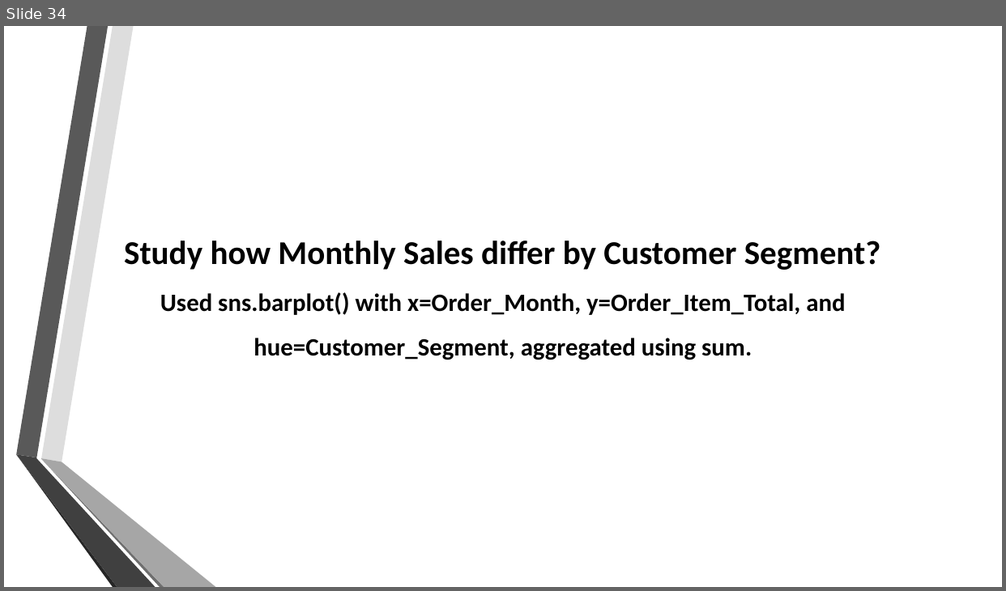
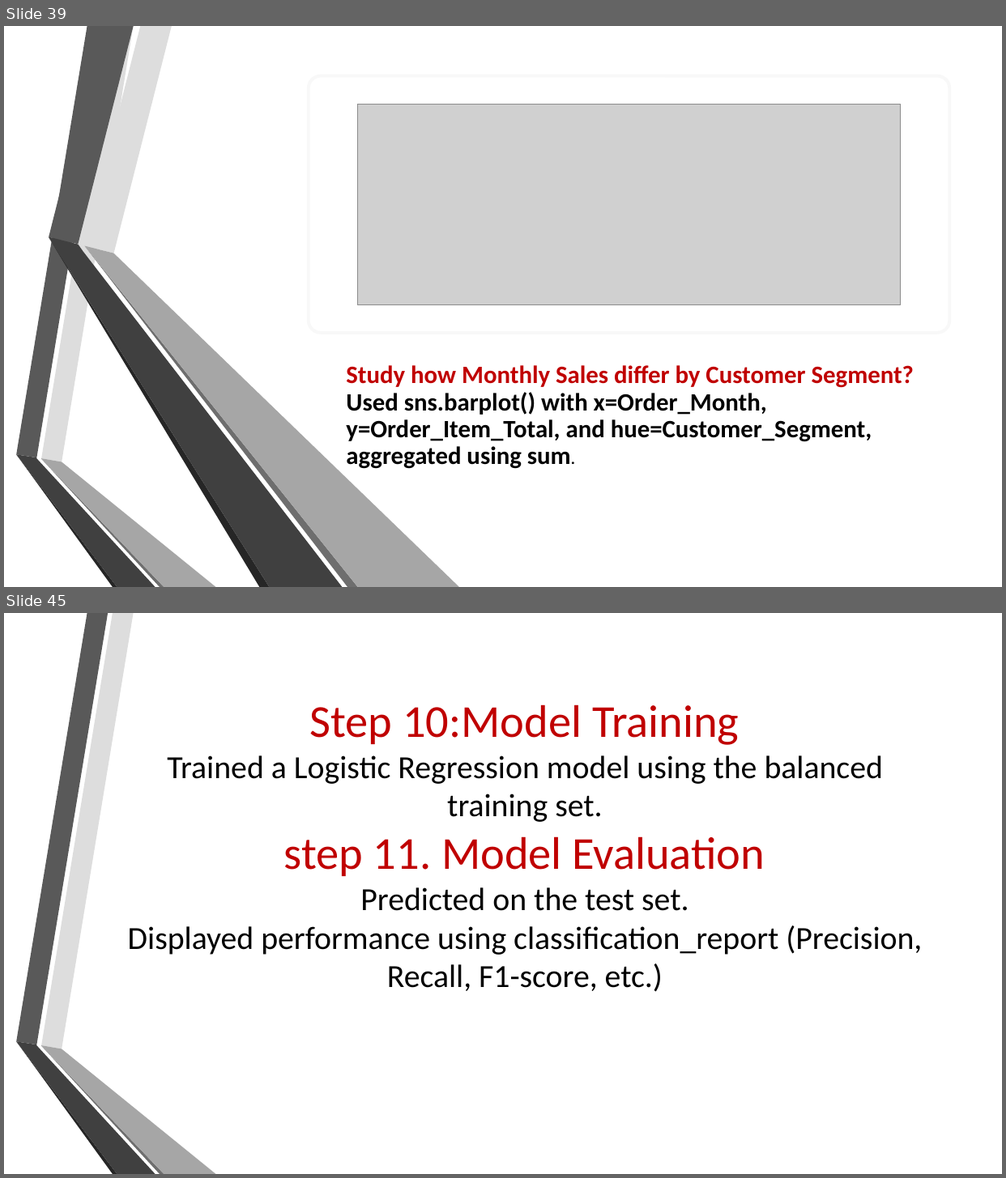
Before and after one commit to mariam530/supply-chain-project, a slide deck: New Microsoft PowerPoint Presentation.pptx. Shown one above the other, each under a label of ours: slide 34 before the commit, slides 39 and 45 after it; the slides between them are not shown. The pictures are 1006x591 and 1006x1178 pixels, drawn with LibreOffice and Linux fonts; fonts in the diff are those of the drawing; grey boxes stand for pictures; background and template pictures are left out. Boxes give left, top, right and bottom in pixels: in the first picture for what was removed or moved away, otherwise in the second. Text is boxed around its words. In the diff, an @@ line names an element or a change of style, - is before the commit and + after.

```diff
--- a/New Microsoft PowerPoint Presentation.pptx
+++ b/New Microsoft PowerPoint Presentation.pptx
@@ slide 45 added at [4,613,1002,1174], background picture (left out); not listed: 6 template elements that a slide beside it also shows @@
@@ title added at [128,705,922,992], 31 pt, text #000000 @@
+Step 10:Model Training
+Trained a Logistic Regression model using the balanced training set.
+step 11. Model Evaluation
+Predicted on the test set.
+Displayed performance using classification_report (Precision, Recall, F1-score, etc.)
@@ what was slide 34 is now slide 39 @@
@@ slide 39 changed as well @@
@@ rounded rectangle added at [309,76,950,333], fill #FFFFFF, outline #BABABA 3 pt @@
@@ picture added at [357,104,900,305] @@
@@ group added at [49,26,460,587]: 6 freeform shapes @@
@@ title "Study how Monthly Sales differ ...": place and size @@
-title "Study how Monthly Sales differ ..." at [124,241,881,361]
+title "Study how Monthly Sales differ ..." at [346,365,914,469]
@@ title "Study how Monthly Sales differ ..." at [346,365,914,469]: size 32 to 24 pt, text colour #000000 to #C00000 in "Study how Monthly Sales differ by Customer ..."; size 24 to 15 pt in "sum."; alignment centre to left; line spacing 1.5 to 0.9; vertical alignment middle to bottom @@
```
Also in this commit, not shown: 9 other slides changed, 10 other slides added.
